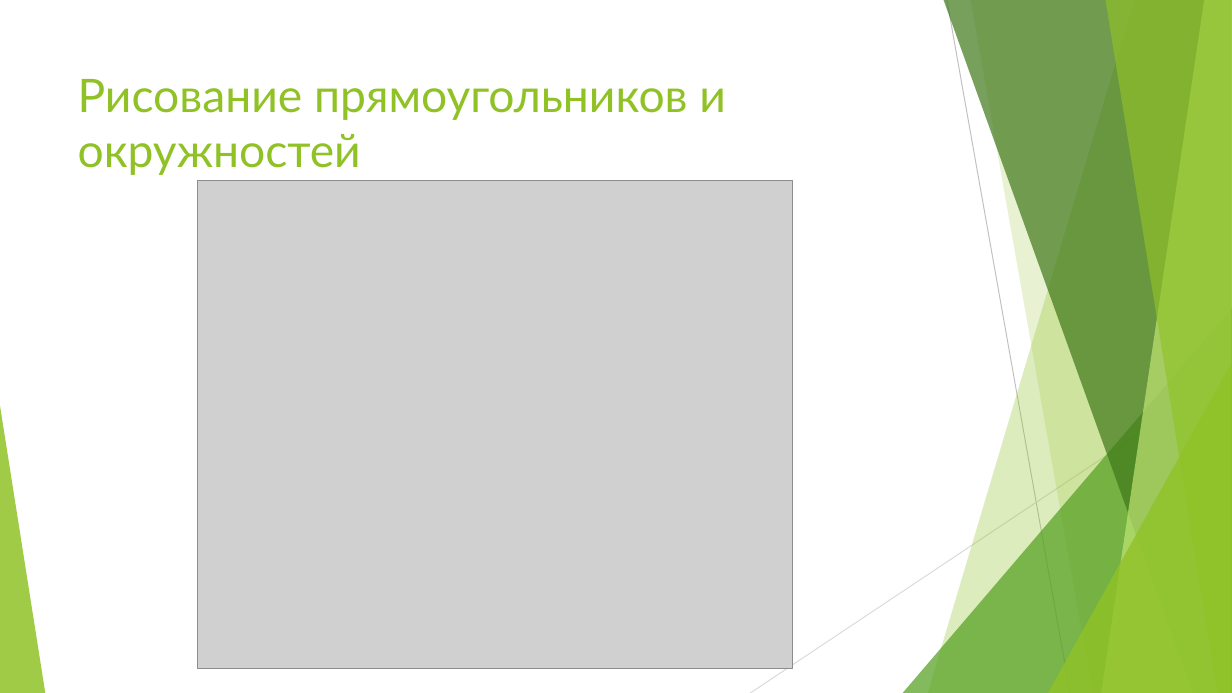
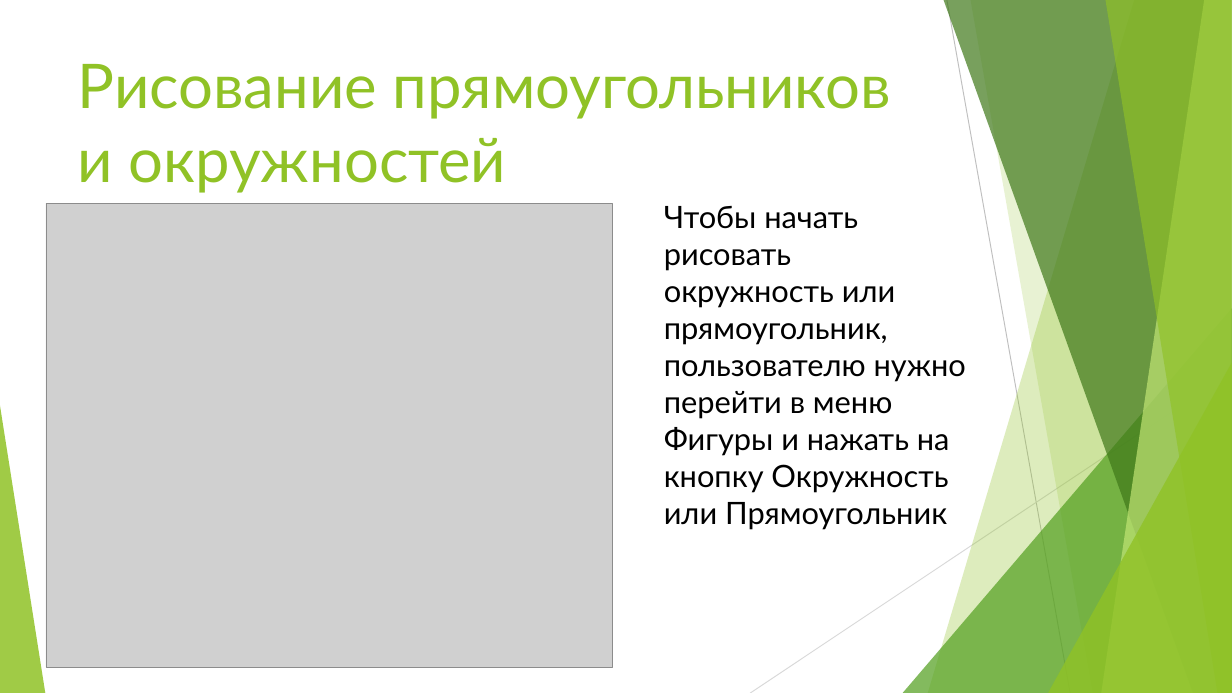
Before and after one commit to Fazam-coder/graphics_editor, a slide deck: slide 4 of Презентация QT.pptx. Drawn at 1232x693 pixels with LibreOffice and Linux fonts; fonts in the diff are those of the drawing; grey boxes stand for pictures. Boxes give left, top, right and bottom in pixels: in the first picture for what was removed or moved away, otherwise in the second. Text is boxed around its words. In the diff, an @@ line names an element or a change of style, - is before the commit and + after.

Commit message:
Реализованы все фигуры, форма о программе, изменение цвета и толщины, презентация и пояснительная записка

```diff
--- a/Презентация QT.pptx
+++ b/Презентация QT.pptx
@@ title "Рисование прямоугольников и окружностей": place and size @@
-title "Рисование прямоугольников и окружностей" at [78,79,726,175]
+title "Рисование прямоугольников и окружностей" at [78,64,891,193]
@@ title "Рисование прямоугольников и окружностей" at [78,64,891,193]: size 36 to 48 pt @@
@@ picture: place and size @@
-picture at [198,180,792,668]
+picture at [46,203,613,667]
@@ text added at [664,206,966,530], 24 pt, text #000000 @@
+Чтобы начать рисовать окружность или прямоугольник, пользователю нужно перейти в меню Фигуры и нажать на кнопку Окружность или Прямоугольник
```
Also in this commit, not shown: 6 other slides changed, 1 slide added, 1 slide removed, 12 other files.
